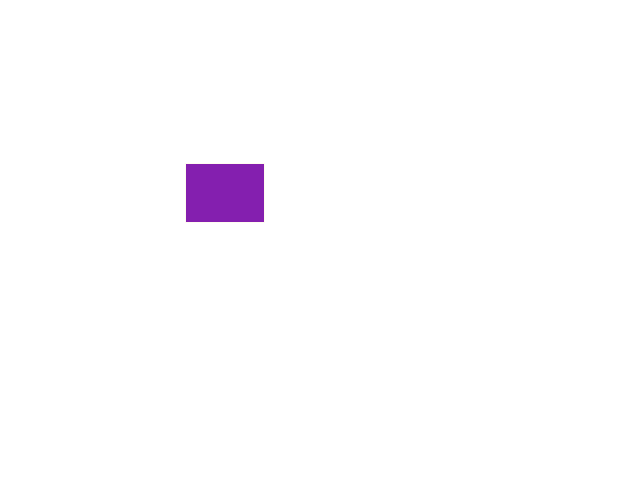
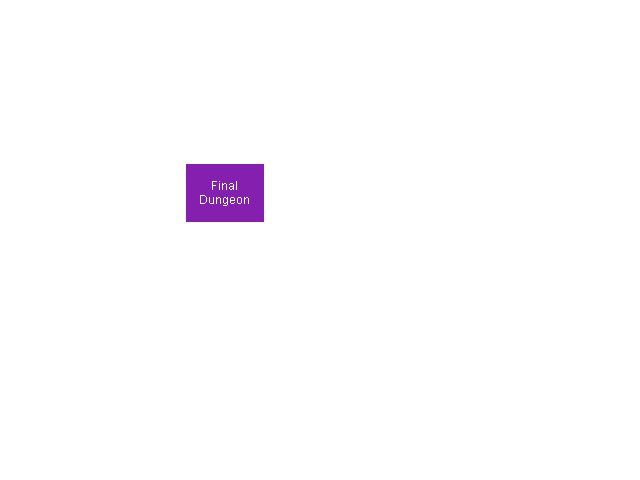
Layer changes from the first 640x480 image to the second:
added layer "Final ..." above "tz北11b.png" over [200, 181, 249, 206]
